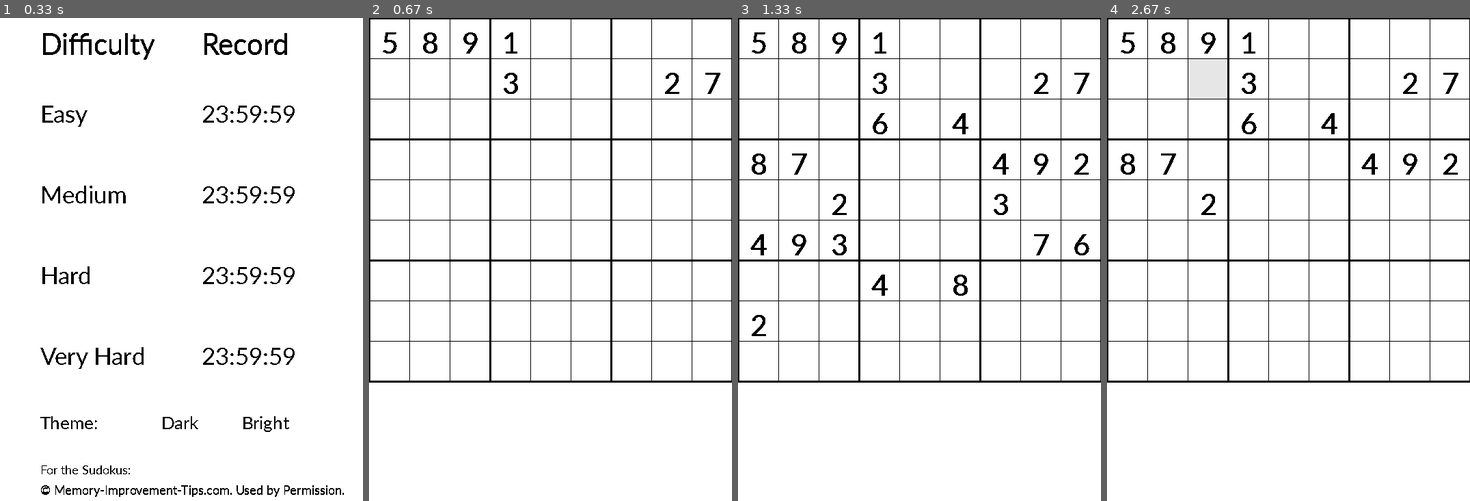
Above: before the commit, frames 1-4 (left to right).
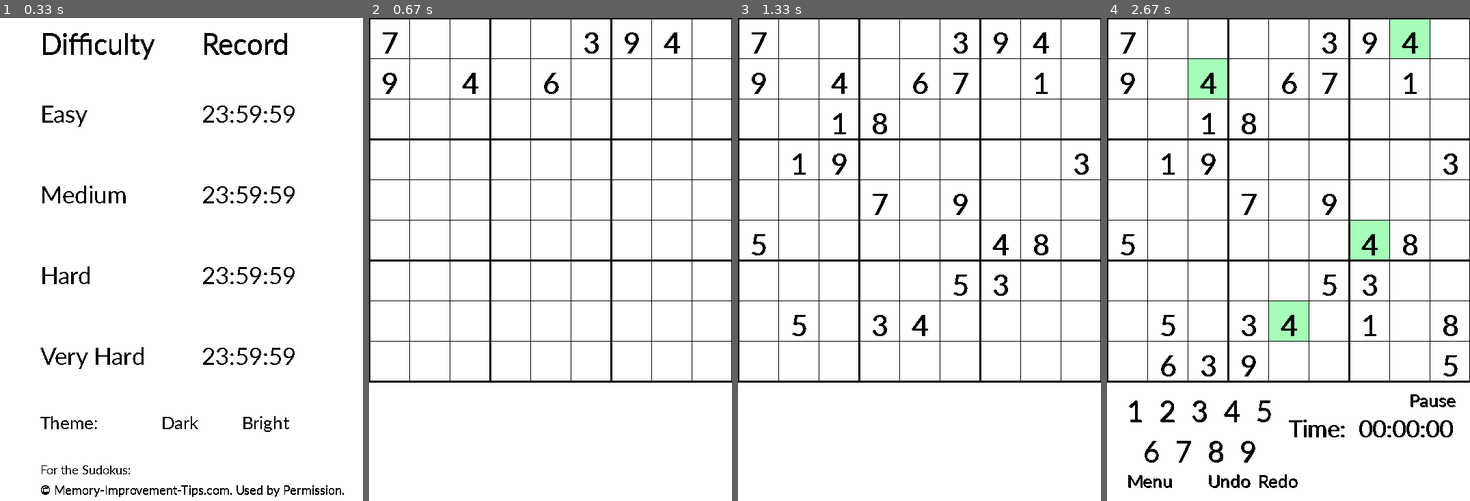
Above: after the commit, the same moments.

Repository: MatthiasSagerer/Sudoku-Pygame
Game: pygame game, started from main.py
The game is run twice, just before and just after one commit, with the same random seed, the same clock (stepped at 60 frames per second) and the same inputs.
Inputs (mouse positions are in pixels of both pictures, inside the frame that each line leads up to):
- Up to frame 1 (0.33 s): no input
- Up to frame 2 (0.67 s): click "Easy" at 0.38 s
- Up to frame 3 (1.33 s): click (973, 90) at 1.23 s
- Up to frame 4 (2.67 s): click (1194, 80) at 1.57 s; click (1292, 312) at 2.38 s

Frame 1 is identical in both runs. In frame 2, 0.9% of the frame differs, in the area x 3-97%, y 2-16%; in frame 3, 2.8%; in frame 4, 7.8%, in the area x 3-97%, y 0-98%.

Commit message:
sudokus.py, solutions.py & sudoku_data.py: sudokus & solutions 12

Diff:
--- a/solutions.py
+++ b/solutions.py
@@ -132,6 +132,18 @@
     [4, 6, 8, 3, 1, 9, 2, 7, 5]
 ]
 
+EASY12 = [
+    [8, 5, 4, 2, 9, 1, 3, 7, 6],
+    [9, 1, 6, 5, 7, 3, 8, 4, 2],
+    [2, 7, 3, 6, 8, 4, 5, 1, 9],
+    [5, 8, 9, 4, 2, 7, 6, 3, 1],
+    [4, 3, 2, 1, 6, 5, 9, 8, 7],
+    [1, 6, 7, 9, 3, 8, 2, 5, 4],
+    [3, 9, 8, 7, 1, 6, 4, 2, 5],
+    [6, 4, 1, 8, 5, 2, 7, 9, 3],
+    [7, 2, 5, 3, 4, 9, 1, 6, 8]
+]
+
 MEDIUM1 = [
     [3, 8, 1, 4, 9, 6, 5, 2, 7],
     [7, 4, 9, 2, 1, 5, 8, 3, 6],
@@ -264,6 +276,138 @@
     [3, 2, 7, 9, 4, 1, 6, 5, 8]
 ]
 
+MEDIUM12 = [
+    [3, 6, 8, 9, 2, 7, 5, 4, 1],
+    [2, 5, 7, 4, 1, 3, 6, 8, 9],
+    [1, 9, 4, 5, 6, 8, 3, 7, 2],
+    [6, 8, 5, 7, 4, 9, 1, 2, 3],
+    [9, 3, 2, 8, 5, 1, 7, 6, 4],
+    [7, 4, 1, 2, 3, 6, 8, 9, 5],
+    [5, 7, 9, 3, 8, 2, 4, 1, 6],
+    [4, 2, 6, 1, 7, 5, 9, 3, 8],
+    [8, 1, 3, 6, 9, 4, 2, 5, 7]
+]
+
+HARD1 = [
+    [4, 1, 2, 8, 5, 3, 9, 6, 7],
+    [6, 7, 3, 2, 1, 9, 4, 5, 8],
+    [9, 8, 5, 4, 7, 6, 1, 3, 2],
+    [5, 3, 8, 6, 4, 2, 7, 1, 9],
+    [2, 9, 7, 5, 8, 1, 6, 4, 3],
+    [1, 6, 4, 3, 9, 7, 8, 2, 5],
+    [3, 4, 9, 7, 6, 5, 2, 8, 1],
+    [8, 2, 1, 9, 3, 4, 5, 7, 6],
+    [7, 5, 6, 1, 2, 8, 3, 9, 4]
+]
+
+HARD2 = [
+    [8, 4, 7, 6, 5, 2, 3, 9, 1],
+    [1, 9, 6, 7, 3, 8, 2, 4, 5],
+    [5, 3, 2, 9, 1, 4, 6, 7, 8],
+    [6, 1, 5, 4, 7, 3, 9, 8, 2],
+    [7, 8, 4, 2, 9, 1, 5, 3, 6],
+    [3, 2, 9, 8, 6, 5, 7, 1, 4],
+    [9, 7, 1, 5, 4, 6, 8, 2, 3],
+    [2, 6, 3, 1, 8, 9, 4, 5, 7],
+    [4, 5, 8, 3, 2, 7, 1, 6, 9]
+]
+
+HARD3 = [
+    [7, 5, 2, 4, 9, 6, 1, 3, 8],
+    [3, 9, 1, 2, 5, 8, 4, 6, 7],
+    [4, 8, 6, 7, 3, 1, 9, 5, 2],
+    [8, 3, 9, 6, 7, 5, 2, 1, 4],
+    [1, 2, 4, 9, 8, 3, 5, 7, 6],
+    [6, 7, 5, 1, 4, 2, 8, 9, 3],
+    [5, 4, 7, 3, 2, 9, 6, 8, 1],
+    [2, 6, 8, 5, 1, 7, 3, 4, 9],
+    [9, 1, 3, 8, 6, 4, 7, 2, 5]
+]
+
+HARD4 = [
+    [4, 8, 3, 9, 6, 1, 5, 7, 2],
+    [6, 7, 1, 2, 5, 8, 4, 3, 9],
+    [2, 9, 5, 3, 7, 4, 1, 8, 6],
+    [9, 1, 6, 7, 3, 5, 8, 2, 4],
+    [8, 4, 2, 6, 1, 9, 3, 5, 7],
+    [3, 5, 7, 4, 8, 2, 9, 6, 1],
+    [5, 2, 9, 8, 4, 7, 6, 1, 3],
+    [1, 6, 4, 5, 2, 3, 7, 9, 8],
+    [7, 3, 8, 1, 9, 6, 2, 4, 5]
+]
+
+HARD5 = [
+    [5, 1, 7, 9, 2, 3, 8, 6, 4],
+    [2, 4, 6, 8, 7, 5, 9, 1, 3],
+    [9, 8, 3, 6, 1, 4, 2, 5, 7],
+    [7, 9, 2, 1, 5, 6, 4, 3, 8],
+    [4, 3, 5, 2, 8, 7, 1, 9, 6],
+    [8, 6, 1, 3, 4, 9, 5, 7, 2],
+    [1, 5, 4, 7, 6, 2, 3, 8, 9],
+    [6, 2, 9, 5, 3, 8, 7, 4, 1],
+    [3, 7, 8, 4, 9, 1, 6, 2, 5]
+]
+
+HARD6 = [
+    [6, 3, 7, 9, 8, 4, 5, 2, 1],
+    [8, 4, 1, 2, 5, 7, 3, 6, 9],
+    [5, 9, 2, 3, 6, 1, 7, 8, 4],
+    [3, 8, 9, 4, 7, 5, 2, 1, 6],
+    [4, 7, 5, 6, 1, 2, 9, 3, 8],
+    [1, 2, 6, 8, 3, 9, 4, 7, 5],
+    [7, 1, 3, 5, 4, 8, 6, 9, 2],
+    [9, 5, 8, 7, 2, 6, 1, 4, 3],
+    [2, 6, 4, 1, 9, 3, 8, 5, 7]
+]
+
+HARD7 = [
+    [6, 2, 9, 4, 5, 8, 3, 7, 1],
+    [4, 1, 5, 7, 3, 9, 6, 2, 8],
+    [3, 7, 8, 2, 6, 1, 9, 4, 5],
+    [8, 9, 1, 6, 7, 3, 2, 5, 4],
+    [5, 6, 4, 8, 1, 2, 7, 9, 3],
+    [2, 3, 7, 5, 9, 4, 1, 8, 6],
+    [9, 5, 6, 3, 8, 7, 4, 1, 2],
+    [7, 4, 3, 1, 2, 5, 8, 6, 9],
+    [1, 8, 2, 9, 4, 6, 5, 3, 7]
+]
+
+HARD8 = [
+    [9, 7, 1, 8, 6, 2, 5, 4, 3],
+    [5, 3, 8, 7, 1, 4, 2, 6, 9],
+    [4, 6, 2, 5, 3, 9, 1, 7, 8],
+    [6, 4, 3, 9, 7, 1, 8, 5, 2],
+    [2, 1, 5, 4, 8, 6, 3, 9, 7],
+    [8, 9, 7, 3, 2, 5, 6, 1, 4],
+    [7, 2, 9, 1, 5, 8, 4, 3, 6],
+    [3, 5, 6, 2, 4, 7, 9, 8, 1],
+    [1, 8, 4, 6, 9, 3, 7, 2, 5]
+]
+
+HARD9 = [
+    [6, 7, 4, 5, 9, 3, 2, 1, 8],
+    [8, 2, 1, 4, 6, 7, 3, 9, 5],
+    [3, 9, 5, 8, 2, 1, 4, 7, 6],
+    [5, 8, 7, 1, 4, 2, 9, 6, 3],
+    [1, 6, 2, 9, 3, 8, 5, 4, 7],
+    [4, 3, 9, 6, 7, 5, 1, 8, 2],
+    [7, 5, 6, 2, 1, 9, 8, 3, 4],
+    [9, 4, 8, 3, 5, 6, 7, 2, 1],
+    [2, 1, 3, 7, 8, 4, 6, 5, 9],
+]
+
+HARD10 = [
+    [1, 8, 3, 4, 7, 6, 5, 2, 9],
+    [9, 5, 2, 1, 3, 8, 6, 4, 7],
+    [6, 4, 7, 2, 9, 5, 3, 8, 1],
+    [2, 9, 5, 3, 6, 1, 4, 7, 8],
+    [8, 6, 1, 9, 4, 7, 2, 5, 3],
+    [7, 3, 4, 5, 8, 2, 9, 1, 6],
+    [5, 2, 6, 7, 1, 9, 8, 3, 4],
+    [4, 1, 8, 6, 2, 3, 7, 9, 5],
+    [3, 7, 9, 8, 5, 4, 1, 6, 2]
+]
+
 HARD11 = [
     [6, 3, 8, 2, 7, 1, 9, 5, 4],
     [1, 5, 7, 4, 9, 3, 8, 2, 6],
@@ -276,124 +420,16 @@
     [5, 1, 2, 8, 6, 7, 4, 9, 3]
 ]
 
-HARD1 = [
-    [4, 1, 2, 8, 5, 3, 9, 6, 7],
-    [6, 7, 3, 2, 1, 9, 4, 5, 8],
-    [9, 8, 5, 4, 7, 6, 1, 3, 2],
-    [5, 3, 8, 6, 4, 2, 7, 1, 9],
-    [2, 9, 7, 5, 8, 1, 6, 4, 3],
-    [1, 6, 4, 3, 9, 7, 8, 2, 5],
-    [3, 4, 9, 7, 6, 5, 2, 8, 1],
-    [8, 2, 1, 9, 3, 4, 5, 7, 6],
-    [7, 5, 6, 1, 2, 8, 3, 9, 4]
-]
-
-HARD2 = [
-    [8, 4, 7, 6, 5, 2, 3, 9, 1],
-    [1, 9, 6, 7, 3, 8, 2, 4, 5],
-    [5, 3, 2, 9, 1, 4, 6, 7, 8],
-    [6, 1, 5, 4, 7, 3, 9, 8, 2],
-    [7, 8, 4, 2, 9, 1, 5, 3, 6],
-    [3, 2, 9, 8, 6, 5, 7, 1, 4],
-    [9, 7, 1, 5, 4, 6, 8, 2, 3],
-    [2, 6, 3, 1, 8, 9, 4, 5, 7],
-    [4, 5, 8, 3, 2, 7, 1, 6, 9]
-]
-
-HARD3 = [
-    [7, 5, 2, 4, 9, 6, 1, 3, 8],
-    [3, 9, 1, 2, 5, 8, 4, 6, 7],
-    [4, 8, 6, 7, 3, 1, 9, 5, 2],
-    [8, 3, 9, 6, 7, 5, 2, 1, 4],
-    [1, 2, 4, 9, 8, 3, 5, 7, 6],
-    [6, 7, 5, 1, 4, 2, 8, 9, 3],
-    [5, 4, 7, 3, 2, 9, 6, 8, 1],
-    [2, 6, 8, 5, 1, 7, 3, 4, 9],
-    [9, 1, 3, 8, 6, 4, 7, 2, 5]
-]
-
-HARD4 = [
-    [4, 8, 3, 9, 6, 1, 5, 7, 2],
-    [6, 7, 1, 2, 5, 8, 4, 3, 9],
-    [2, 9, 5, 3, 7, 4, 1, 8, 6],
-    [9, 1, 6, 7, 3, 5, 8, 2, 4],
-    [8, 4, 2, 6, 1, 9, 3, 5, 7],
-    [3, 5, 7, 4, 8, 2, 9, 6, 1],
-    [5, 2, 9, 8, 4, 7, 6, 1, 3],
-    [1, 6, 4, 5, 2, 3, 7, 9, 8],
-    [7, 3, 8, 1, 9, 6, 2, 4, 5]
-]
-
-HARD5 = [
-    [5, 1, 7, 9, 2, 3, 8, 6, 4],
-    [2, 4, 6, 8, 7, 5, 9, 1, 3],
-    [9, 8, 3, 6, 1, 4, 2, 5, 7],
-    [7, 9, 2, 1, 5, 6, 4, 3, 8],
-    [4, 3, 5, 2, 8, 7, 1, 9, 6],
-    [8, 6, 1, 3, 4, 9, 5, 7, 2],
-    [1, 5, 4, 7, 6, 2, 3, 8, 9],
-    [6, 2, 9, 5, 3, 8, 7, 4, 1],
-    [3, 7, 8, 4, 9, 1, 6, 2, 5]
-]
-
-HARD6 = [
-    [6, 3, 7, 9, 8, 4, 5, 2, 1],
-    [8, 4, 1, 2, 5, 7, 3, 6, 9],
-    [5, 9, 2, 3, 6, 1, 7, 8, 4],
-    [3, 8, 9, 4, 7, 5, 2, 1, 6],
-    [4, 7, 5, 6, 1, 2, 9, 3, 8],
-    [1, 2, 6, 8, 3, 9, 4, 7, 5],
-    [7, 1, 3, 5, 4, 8, 6, 9, 2],
-    [9, 5, 8, 7, 2, 6, 1, 4, 3],
-    [2, 6, 4, 1, 9, 3, 8, 5, 7]
-]
-
-HARD7 = [
-    [6, 2, 9, 4, 5, 8, 3, 7, 1],
-    [4, 1, 5, 7, 3, 9, 6, 2, 8],
-    [3, 7, 8, 2, 6, 1, 9, 4, 5],
-    [8, 9, 1, 6, 7, 3, 2, 5, 4],
-    [5, 6, 4, 8, 1, 2, 7, 9, 3],
-    [2, 3, 7, 5, 9, 4, 1, 8, 6],
-    [9, 5, 6, 3, 8, 7, 4, 1, 2],
-    [7, 4, 3, 1, 2, 5, 8, 6, 9],
-    [1, 8, 2, 9, 4, 6, 5, 3, 7]
-]
-
-HARD8 = [
-    [9, 7, 1, 8, 6, 2, 5, 4, 3],
-    [5, 3, 8, 7, 1, 4, 2, 6, 9],
-    [4, 6, 2, 5, 3, 9, 1, 7, 8],
-    [6, 4, 3, 9, 7, 1, 8, 5, 2],
-    [2, 1, 5, 4, 8, 6, 3, 9, 7],
-    [8, 9, 7, 3, 2, 5, 6, 1, 4],
-    [7, 2, 9, 1, 5, 8, 4, 3, 6],
-    [3, 5, 6, 2, 4, 7, 9, 8, 1],
-    [1, 8, 4, 6, 9, 3, 7, 2, 5]
-]
-
-HARD9 = [
-    [6, 7, 4, 5, 9, 3, 2, 1, 8],
-    [8, 2, 1, 4, 6, 7, 3, 9, 5],
-    [3, 9, 5, 8, 2, 1, 4, 7, 6],
-    [5, 8, 7, 1, 4, 2, 9, 6, 3],
-    [1, 6, 2, 9, 3, 8, 5, 4, 7],
-    [4, 3, 9, 6, 7, 5, 1, 8, 2],
-    [7, 5, 6, 2, 1, 9, 8, 3, 4],
-    [9, 4, 8, 3, 5, 6, 7, 2, 1],
-    [2, 1, 3, 7, 8, 4, 6, 5, 9],
-]
-
-HARD10 = [
-    [1, 8, 3, 4, 7, 6, 5, 2, 9],
-    [9, 5, 2, 1, 3, 8, 6, 4, 7],
-    [6, 4, 7, 2, 9, 5, 3, 8, 1],
-    [2, 9, 5, 3, 6, 1, 4, 7, 8],
-    [8, 6, 1, 9, 4, 7, 2, 5, 3],
-    [7, 3, 4, 5, 8, 2, 9, 1, 6],
-    [5, 2, 6, 7, 1, 9, 8, 3, 4],
-    [4, 1, 8, 6, 2, 3, 7, 9, 5],
-    [3, 7, 9, 8, 5, 4, 1, 6, 2]
+HARD12 = [
+    [7, 2, 1, 5, 3, 4, 8, 6, 9],
+    [6, 5, 3, 9, 8, 1, 2, 4, 7],
+    [9, 8, 4, 6, 7, 2, 1, 5, 3],
+    [1, 7, 8, 4, 5, 3, 6, 9, 2],
+    [5, 4, 6, 1, 2, 9, 3, 7, 8],
+    [3, 9, 2, 7, 6, 8, 5, 1, 4],
+    [8, 6, 9, 3, 4, 5, 7, 2, 1],
+    [2, 1, 7, 8, 9, 6, 4, 3, 5],
+    [4, 3, 5, 2, 1, 7, 9, 8, 6]
 ]
 
 VERY_HARD1 = [
@@ -527,3 +563,15 @@
     [1, 6, 7, 9, 4, 2, 8, 5, 3],
     [8, 9, 5, 3, 7, 6, 1, 4, 2]
 ]
+
+VERY_HARD12 = [
+    [4, 7, 3, 5, 2, 1, 6, 9, 8],
+    [5, 9, 2, 6, 8, 4, 7, 1, 3],
+    [8, 1, 6, 9, 3, 7, 4, 5, 2],
+    [7, 3, 4, 1, 5, 8, 2, 6, 9],
+    [1, 2, 5, 4, 6, 9, 3, 8, 7],
+    [6, 8, 9, 3, 7, 2, 5, 4, 1],
+    [2, 6, 7, 8, 1, 5, 9, 3, 4],
+    [9, 5, 8, 7, 4, 3, 1, 2, 6],
+    [3, 4, 1, 2, 9, 6, 8, 7, 5]
+]
--- a/sudoku_data.py
+++ b/sudoku_data.py
@@ -3,26 +3,28 @@
 
 sudokus = {
     1: [sudokus.EASY1, sudokus.EASY2, sudokus.EASY3, sudokus.EASY4, sudokus.EASY5,
-        sudokus.EASY6, sudokus.EASY7, sudokus.EASY8, sudokus.EASY9, sudokus.EASY10, sudokus.EASY11],
+        sudokus.EASY6, sudokus.EASY7, sudokus.EASY8, sudokus.EASY9, sudokus.EASY10, sudokus.EASY11, sudokus.EASY12],
     2: [sudokus.MEDIUM1, sudokus.MEDIUM2, sudokus.MEDIUM3, sudokus.MEDIUM4,
         sudokus.MEDIUM5, sudokus.MEDIUM6, sudokus.MEDIUM7, sudokus.MEDIUM8, sudokus.MEDIUM9, sudokus.MEDIUM10,
-        sudokus.MEDIUM11],
+        sudokus.MEDIUM11, sudokus.MEDIUM12],
     3: [sudokus.HARD1, sudokus.HARD2, sudokus.HARD3, sudokus.HARD4, sudokus.HARD5,
-        sudokus.HARD6, sudokus.HARD7, sudokus.HARD8, sudokus.HARD9, sudokus.HARD10, sudokus.HARD11],
+        sudokus.HARD6, sudokus.HARD7, sudokus.HARD8, sudokus.HARD9, sudokus.HARD10, sudokus.HARD11, sudokus.HARD12],
     4: [sudokus.VERY_HARD1, sudokus.VERY_HARD2, sudokus.VERY_HARD3, sudokus.VERY_HARD4,
         sudokus.VERY_HARD5, sudokus.VERY_HARD6, sudokus.VERY_HARD7, sudokus.VERY_HARD8, sudokus.VERY_HARD9,
-        sudokus.VERY_HARD10, sudokus.VERY_HARD11]
+        sudokus.VERY_HARD10, sudokus.VERY_HARD11, sudokus.VERY_HARD12]
 }
 
 solutions = {
     1: [solutions.EASY1, solutions.EASY2, solutions.EASY3, solutions.EASY4, solutions.EASY5,
-        solutions.EASY6, solutions.EASY7, solutions.EASY8, solutions.EASY9, solutions.EASY10, solutions.EASY11],
+        solutions.EASY6, solutions.EASY7, solutions.EASY8, solutions.EASY9, solutions.EASY10, solutions.EASY11,
+        solutions.EASY12],
     2: [solutions.MEDIUM1, solutions.MEDIUM2, solutions.MEDIUM3, solutions.MEDIUM4,
         solutions.MEDIUM5, solutions.MEDIUM6, solutions.MEDIUM7, solutions.MEDIUM8, solutions.MEDIUM9,
-        solutions.MEDIUM10, solutions.MEDIUM11],
+        solutions.MEDIUM10, solutions.MEDIUM11, solutions.MEDIUM12],
     3: [solutions.HARD1, solutions.HARD2, solutions.HARD3, solutions.HARD4, solutions.HARD5,
-        solutions.HARD6, solutions.HARD7, solutions.HARD8, solutions.HARD9, solutions.HARD10, solutions.HARD11],
+        solutions.HARD6, solutions.HARD7, solutions.HARD8, solutions.HARD9, solutions.HARD10, solutions.HARD11,
+        solutions.HARD12],
     4: [solutions.VERY_HARD1, solutions.VERY_HARD2, solutions.VERY_HARD3, solutions.VERY_HARD4,
         solutions.VERY_HARD5, solutions.VERY_HARD6, solutions.VERY_HARD7, solutions.VERY_HARD8, solutions.VERY_HARD9,
-        solutions.VERY_HARD10, solutions.VERY_HARD11]
+        solutions.VERY_HARD10, solutions.VERY_HARD11, solutions.VERY_HARD12]
 }
--- a/sudokus.py
+++ b/sudokus.py
@@ -132,6 +132,18 @@
     [4, 0, 0, 0, 0, 9, 2, 0, 0]
 ]
 
+EASY12 = [
+    [0, 0, 4, 2, 0, 1, 3, 0, 6],
+    [0, 1, 0, 0, 7, 3, 0, 0, 0],
+    [0, 0, 3, 0, 0, 0, 0, 0, 9],
+    [0, 8, 0, 4, 2, 7, 6, 0, 0],
+    [0, 0, 0, 0, 6, 0, 0, 0, 0],
+    [0, 0, 7, 9, 3, 8, 0, 5, 0],
+    [3, 0, 0, 0, 0, 0, 4, 0, 0],
+    [0, 0, 0, 8, 5, 0, 0, 9, 0],
+    [7, 0, 5, 3, 0, 9, 1, 0, 0]
+]
+
 MEDIUM1 = [
     [0, 0, 0, 0, 9, 6, 0, 2, 0],
     [0, 4, 0, 0, 0, 0, 8, 0, 6],
@@ -264,6 +276,18 @@
     [3, 0, 0, 0, 4, 0, 0, 0, 0]
 ]
 
+MEDIUM12 = [
+    [0, 6, 8, 0, 0, 0, 0, 0, 0],
+    [2, 0, 0, 0, 1, 3, 0, 0, 9],
+    [0, 0, 0, 5, 0, 0, 0, 7, 2],
+    [0, 0, 0, 7, 4, 0, 1, 2, 0],
+    [0, 3, 0, 8, 5, 1, 0, 6, 0],
+    [0, 4, 1, 0, 3, 6, 0, 0, 0],
+    [5, 7, 0, 0, 0, 2, 0, 0, 0],
+    [4, 0, 0, 1, 7, 0, 0, 0, 8],
+    [0, 0, 0, 0, 0, 0, 2, 5, 0]
+]
+
 HARD1 = [
     [0, 0, 0, 8, 5, 0, 0, 6, 7],
     [0, 0, 0, 2, 0, 9, 4, 0, 0],
@@ -396,6 +420,18 @@
     [0, 1, 0, 0, 6, 7, 4, 0, 0]
 ]
 
+HARD12 = [
+    [7, 2, 0, 5, 0, 4, 0, 0, 9],
+    [0, 5, 0, 9, 0, 0, 2, 0, 0],
+    [0, 8, 0, 0, 0, 0, 0, 0, 3],
+    [0, 7, 8, 4, 5, 0, 0, 0, 2],
+    [0, 0, 0, 0, 0, 0, 0, 0, 0],
+    [3, 0, 0, 0, 6, 8, 5, 1, 0],
+    [8, 0, 0, 0, 0, 0, 0, 2, 0],
+    [0, 0, 7, 0, 0, 6, 0, 3, 0],
+    [4, 0, 0, 2, 0, 7, 0, 8, 6]
+]
+
 VERY_HARD1 = [
     [0, 8, 2, 0, 0, 0, 6, 0, 4],
     [7, 9, 0, 0, 4, 1, 5, 0, 0],
@@ -527,3 +563,15 @@
     [0, 0, 7, 0, 4, 0, 0, 0, 0],
     [8, 0, 0, 0, 0, 6, 0, 4, 0]
 ]
+
+VERY_HARD12 = [
+    [0, 0, 0, 5, 0, 1, 0, 9, 0],
+    [5, 0, 2, 0, 8, 0, 7, 0, 3],
+    [0, 0, 6, 0, 3, 0, 0, 5, 0],
+    [7, 0, 4, 0, 0, 0, 0, 6, 0],
+    [0, 2, 0, 0, 0, 0, 0, 8, 0],
+    [0, 8, 0, 0, 0, 0, 5, 0, 1],
+    [0, 6, 0, 0, 1, 0, 9, 0, 0],
+    [9, 0, 8, 0, 4, 0, 1, 0, 6],
+    [0, 4, 0, 2, 0, 6, 0, 0, 0]
+]
